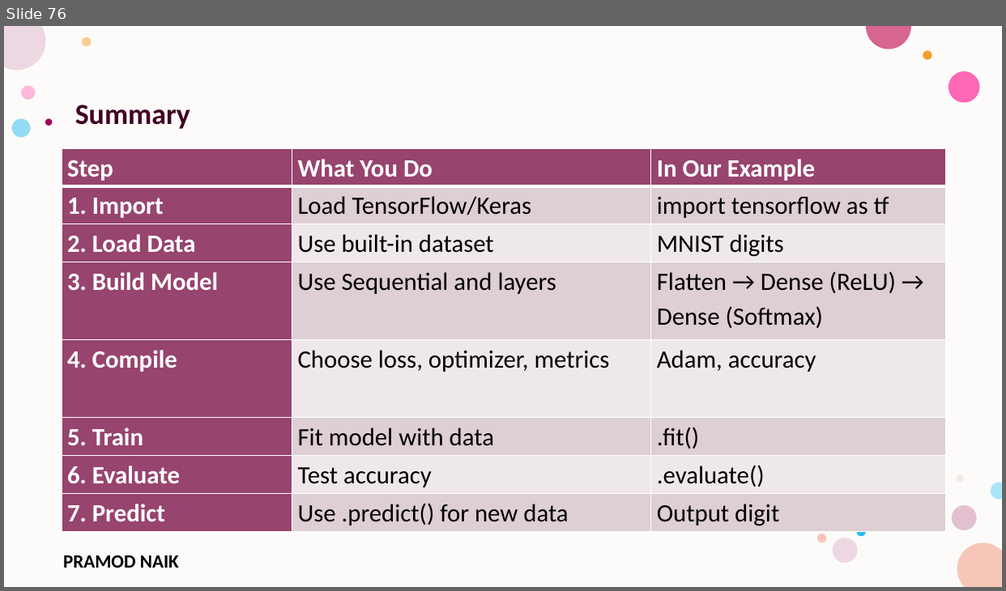
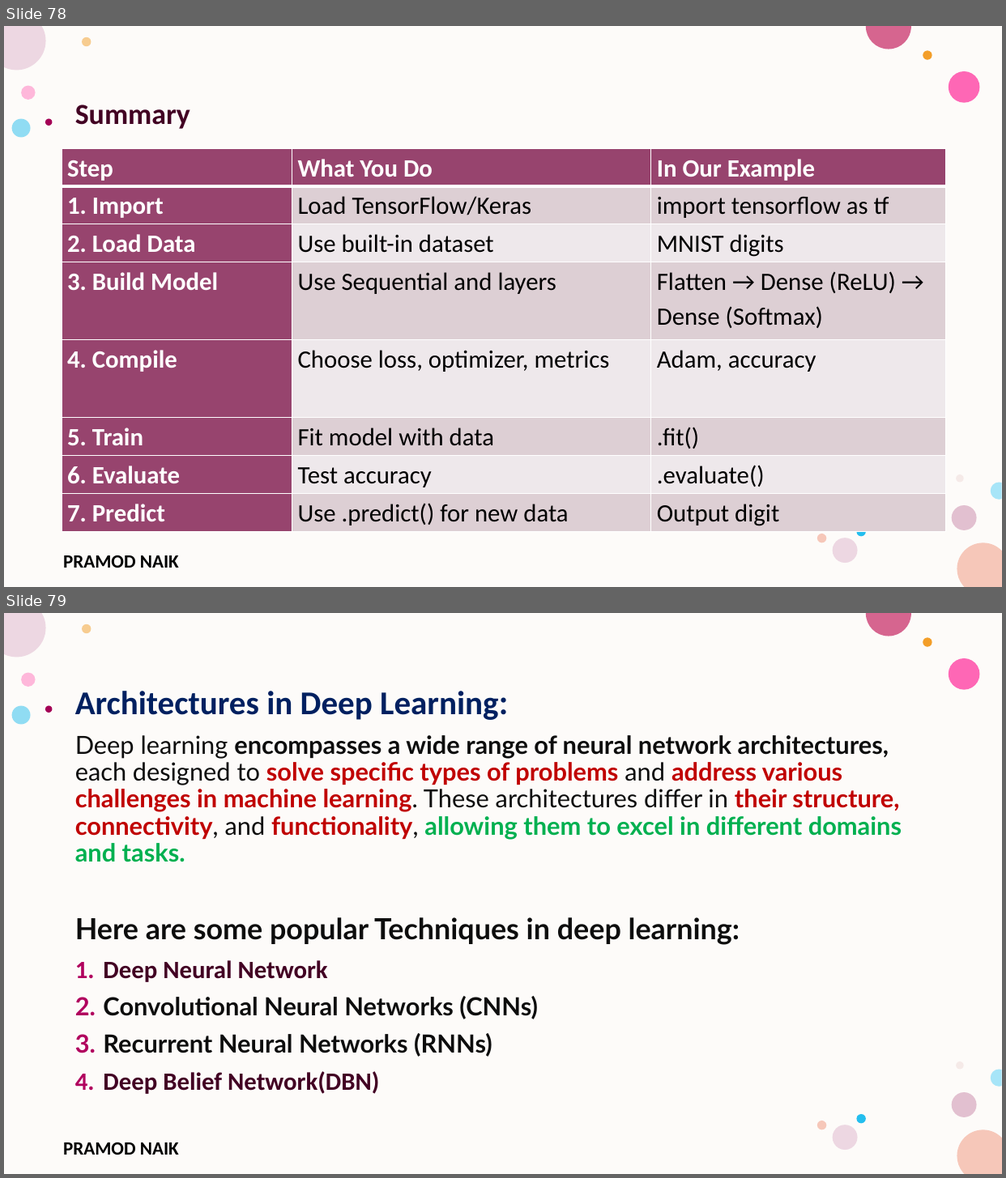
Before and after one commit to PRAMODNAIK-DEV/MCA-2nd-Sem-ML-Data-Analytics-Shridevi-College, a slide deck: Theory Class-Notes/Unit-4 Advanced Machine Learning Techniques.pptx. Shown one above the other, each under a label of ours: slide 76 before the commit, slides 78 and 79 after it. The pictures are 1006x591 and 1006x1178 pixels, drawn with LibreOffice and Linux fonts; fonts in the diff are those of the drawing; background and template pictures are left out. Boxes give left, top, right and bottom in pixels: in the first picture for what was removed or moved away, otherwise in the second. Text is boxed around its words. In the diff, an @@ line names an element or a change of style, - is before the commit and + after.

```diff
--- a/Theory Class-Notes/Unit-4 Advanced Machine Learning Techniques.pptx
+++ b/Theory Class-Notes/Unit-4 Advanced Machine Learning Techniques.pptx
@@ slide 79 added at box(4, 613, 1002, 1174), background #FFFFFF; not listed: 17 template elements that a slide beside it also shows @@
@@ text added at box(75, 691, 901, 1094), 24 pt, text #0D0D0D, bold @@
+Architectures in Deep Learning:
+Deep learning encompasses a wide range of neural network architectures, each designed to solve specific types of problems and address various challenges in machine learning. These architectures differ in their structure, connectivity, and functionality, allowing them to excel in different domains and tasks.
+Here are some popular Techniques in deep learning:
+1. Deep Neural Network
+2. Convolutional Neural Networks (CNNs)
+3. Recurrent Neural Networks (RNNs)
+4. Deep Belief Network(DBN)
@@ what was slide 76 is now slide 78 @@
```
Also in this commit, not shown: 4 slides changed, 14 other slides added, 7 slides removed.
